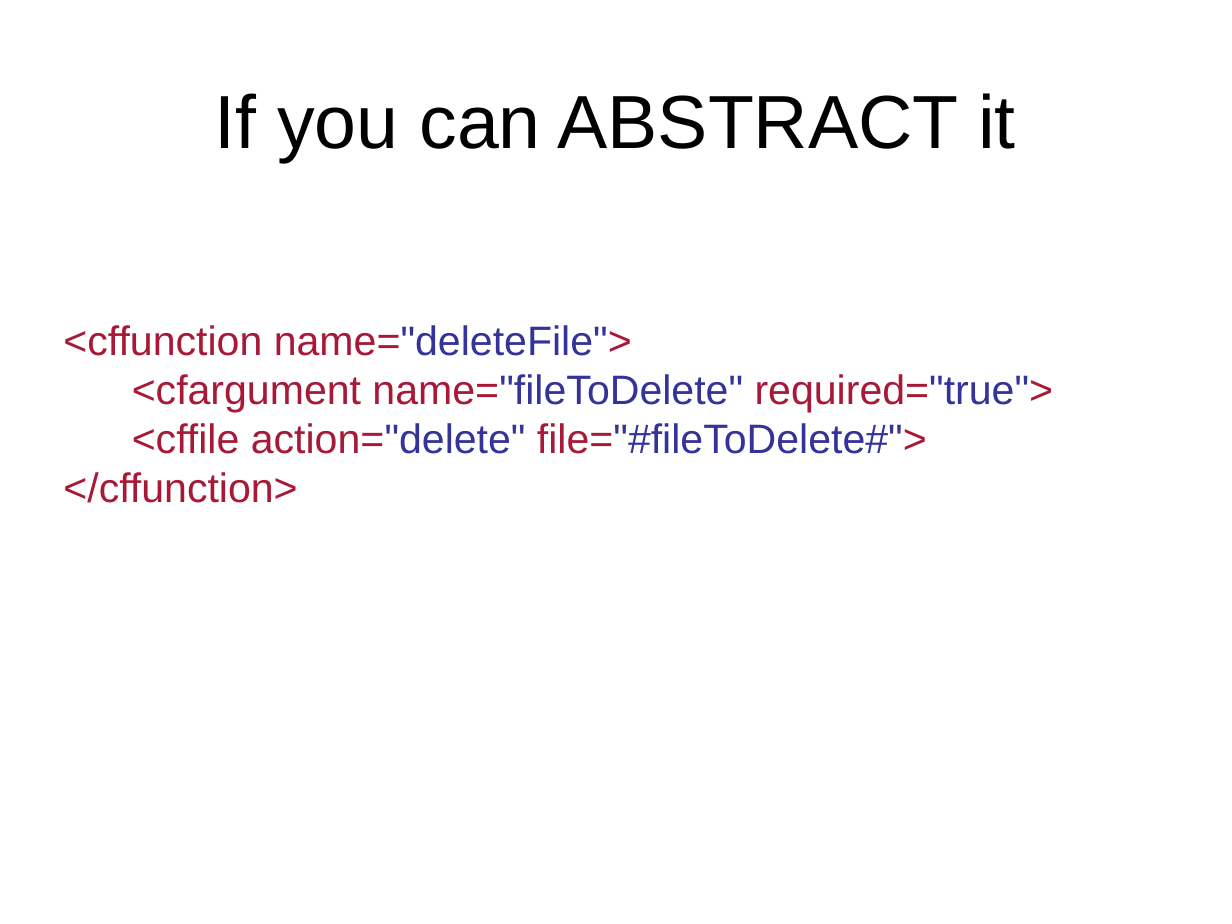
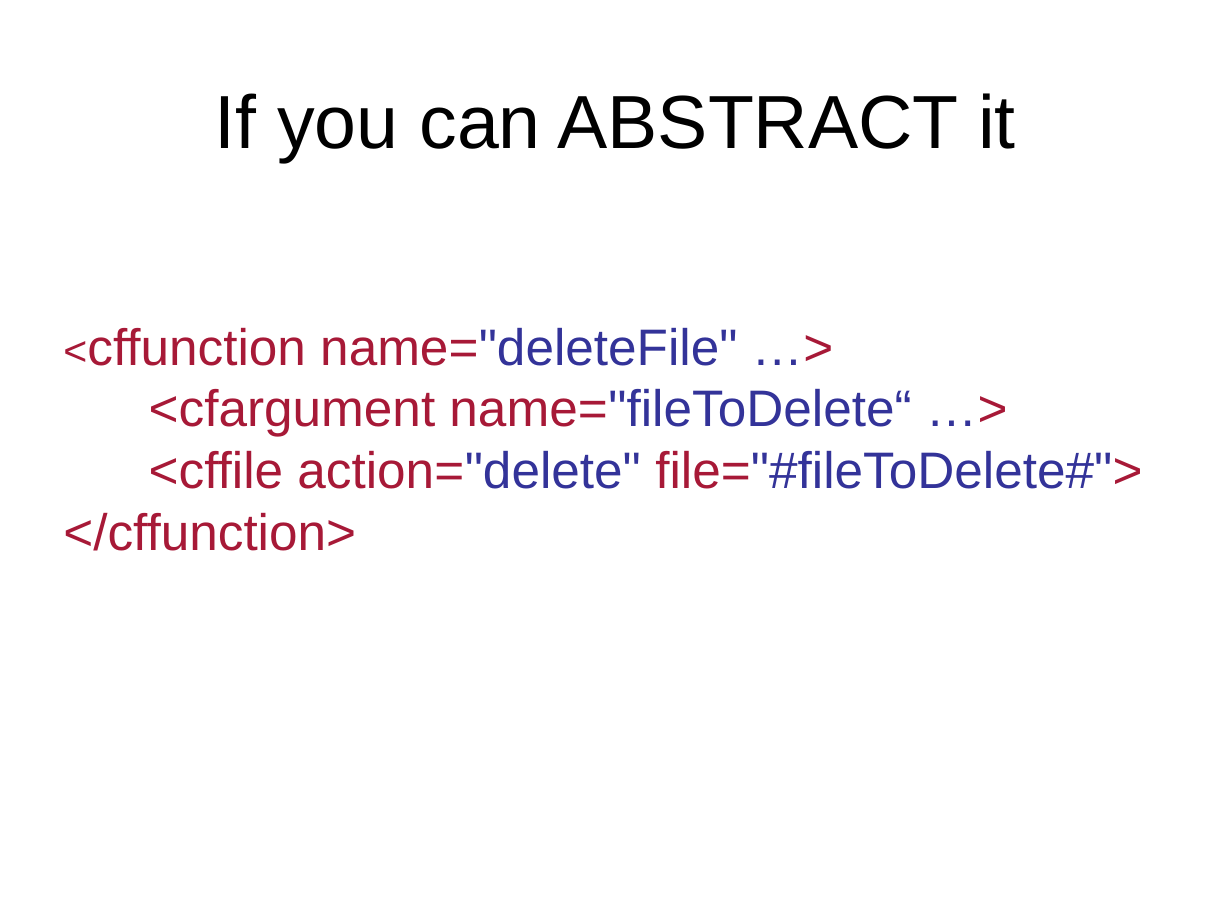
Before and after one commit to marcesher/mxunit-cfmeetups, a slide deck: slide 18 of CFObjective2009TDD/ppt/Esher_TestableCode.ppt (slide 15 before the commit). Drawn at 1232x924 pixels with LibreOffice and Linux fonts; fonts in the diff are those of the drawing. Boxes give left, top, right and bottom in pixels: in the first picture for what was removed or moved away, otherwise in the second. Text is boxed around its words. In the diff, an @@ line names an element or a change of style, - is before the commit and + after.

```diff
--- a/CFObjective2009TDD/ppt/Esher_TestableCode.ppt
+++ b/CFObjective2009TDD/ppt/Esher_TestableCode.ppt
@@ text at <box>87,327,911,437</box>: text changed; size 24 to 30 pt @@
-<cffunction name="deleteFile">
-<cfargument name="fileToDelete" required="true">
+<cffunction name="deleteFile" …>
+<cfargument name="fileToDelete“ …>
@@ text at <box>63,450,1142,551</box>: size 24 to 30 pt in "<cffile action="delete" file="#fileToDelete#">", "</cffunction>" @@
```
Also in this commit, not shown: 3 other slides changed, 5 slides added, 3 slides removed.
